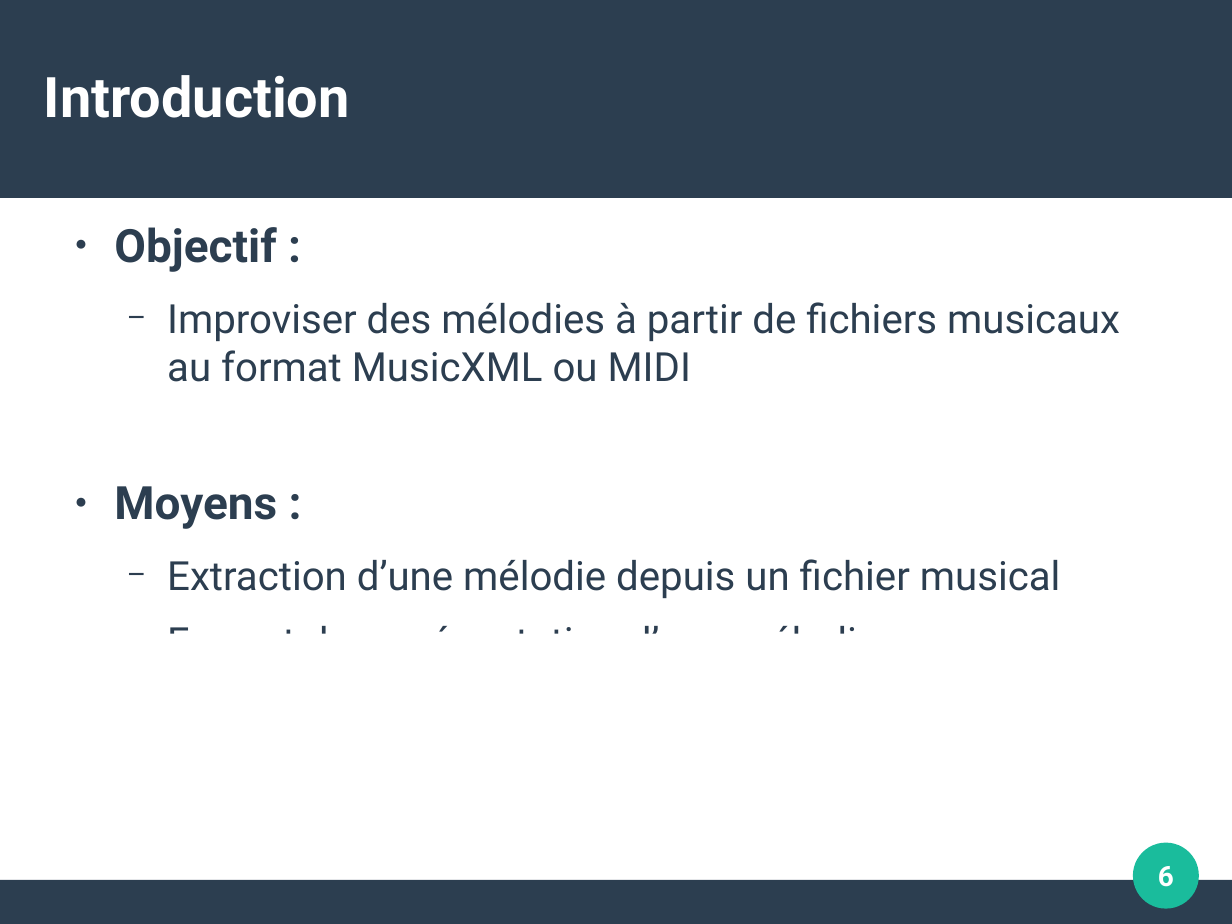
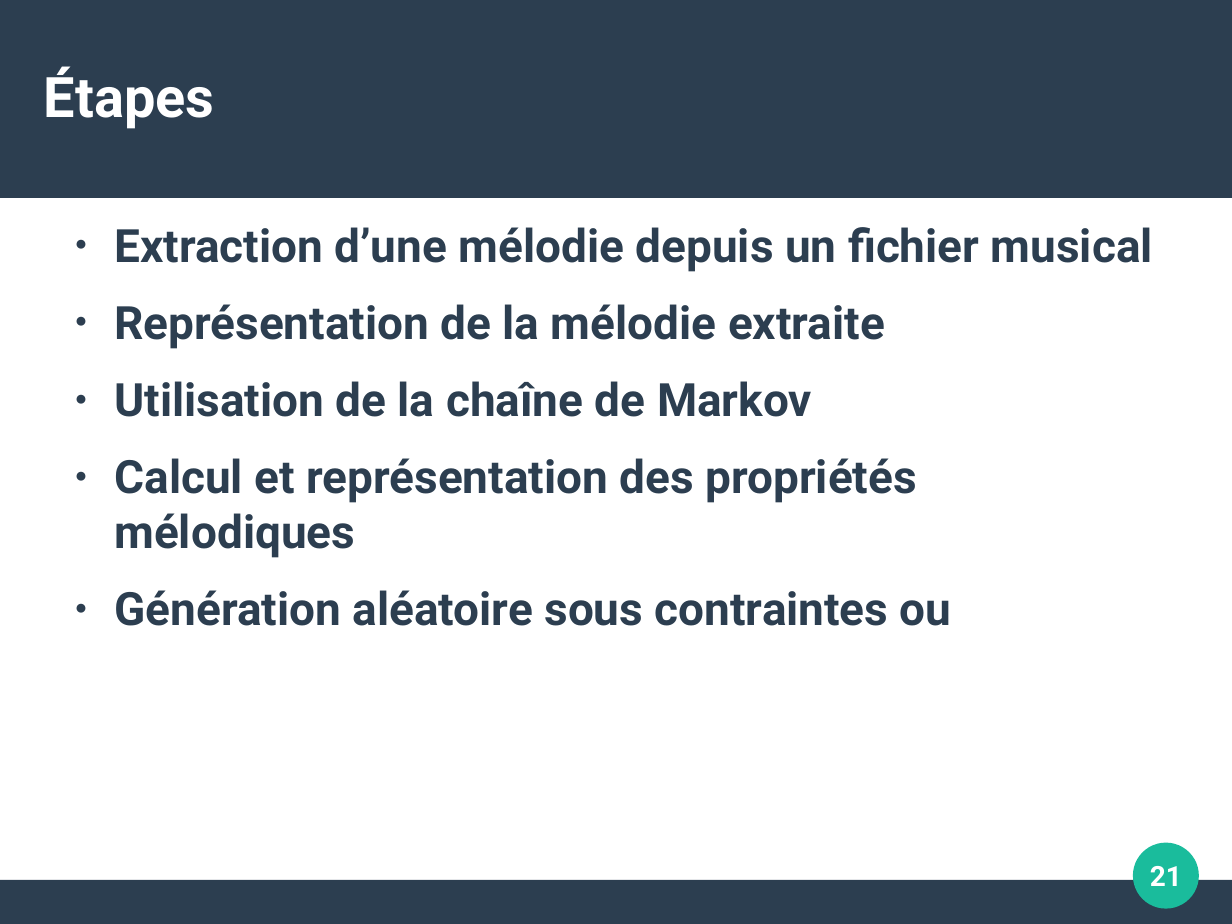
Before and after one commit to ThibautRoperch/ImproMusicale, a slide deck: slide 21 of Soutenance - Diapo.odp (slide 6 before the commit). Drawn at 1232x924 pixels with LibreOffice and Linux fonts; fonts in the diff are those of the drawing. Boxes give left, top, right and bottom in pixels: in the first picture for what was removed or moved away, otherwise in the second. Text is boxed around its words. In the diff, an @@ line names an element or a change of style, - is before the commit and + after.

```diff
--- a/Soutenance - Diapo.odp
+++ b/Soutenance - Diapo.odp
@@ title at [44, 66, 214, 129]: text changed @@
-Introduction
+Étapes
@@ text at [114, 227, 1120, 529]: paragraphs removed @@
-● Objectif :
-  − Improviser des mélodies à partir de fichiers musicaux au format MusicXML ou MIDI
-● Moyens :
@@ text at [114, 227, 1153, 272]: size 25.9 to 29.6 pt, bold on in "Extraction d’une mélodie depuis un fichier musical"; bullet − to ●; list level 2 to 1 in "Extraction d’une mélodie depuis un ..." @@
@@ text at [114, 304, 952, 626]: text changed; size 25.9 to 29.6 pt; bold on @@
-  − Format de représentation d’une mélodie
-  − Représentation des propriétés mélodiques
-  − Générateur aléatoire sous contraintes
+● Représentation de la mélodie extraite
+● Utilisation de la chaîne de Markov
+● Calcul et représentation des propriétés mélodiques
+● Génération aléatoire sous contraintes ou markovienne
@@ rectangle: place and size @@
-rectangle at [0, 634, 1232, 809]
+rectangle at [0, 626, 1232, 809]
@@ page number at [1150, 866, 1182, 886]: text changed @@
-6
+21
```
Also in this commit, not shown: 7 other slides changed, 14 slides added, 3 slides removed, 8 other files.
